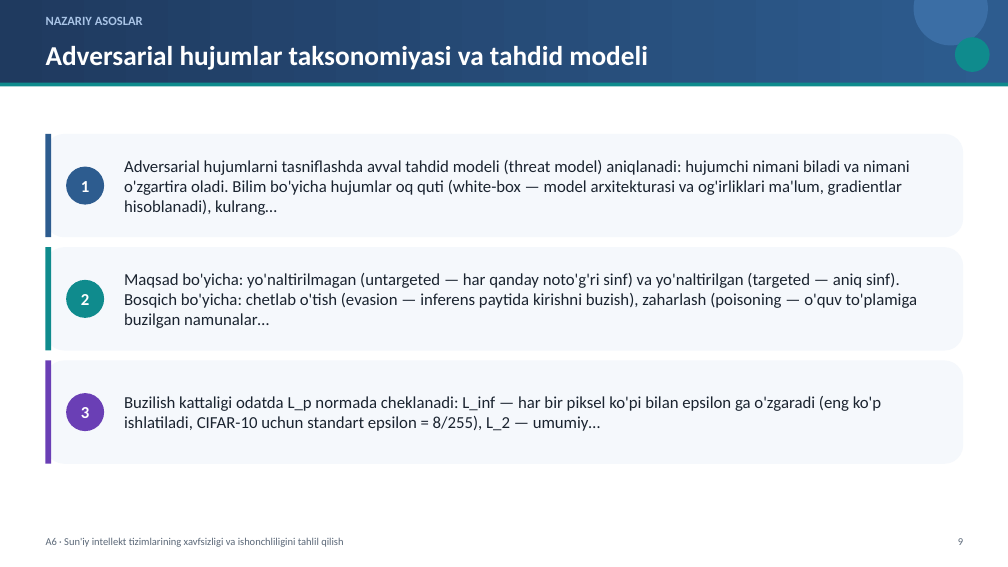
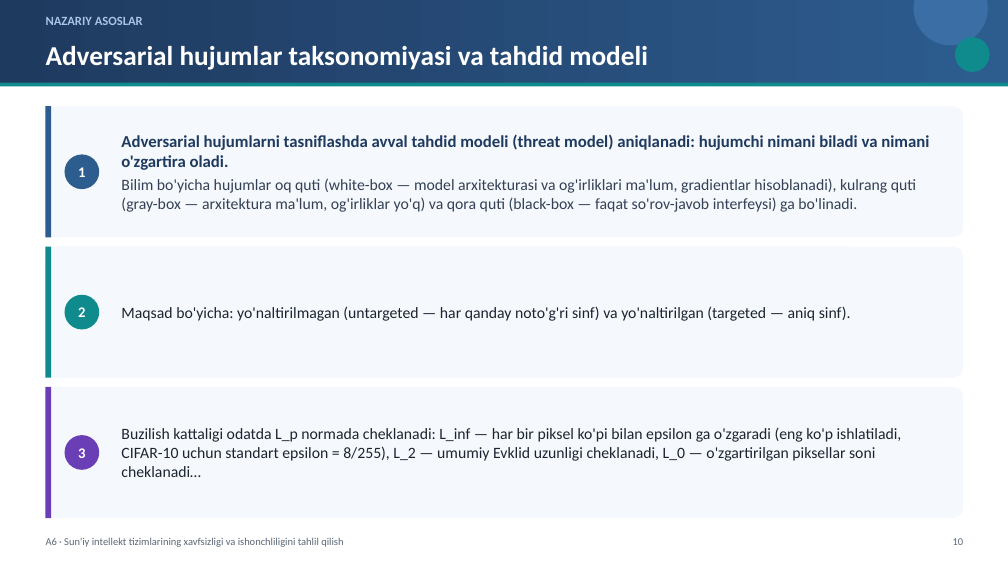
Before and after one commit to sayka7/ktm_labs, a slide deck: slide 10 of slaydlar/A6.pptx (slide 9 before the commit). Drawn at 1008x567 pixels with LibreOffice and Linux fonts; fonts in the diff are those of the drawing. Boxes give left, top, right and bottom in pixels: in the first picture for what was removed or moved away, otherwise in the second. Text is boxed around its words. In the diff, an @@ line names an element or a change of style, - is before the commit and + after.

```diff
--- a/slaydlar/A6.pptx
+++ b/slaydlar/A6.pptx
@@ rounded rectangle: place and size @@
-rounded rectangle at bbox=[45, 134, 963, 237]
+rounded rectangle at bbox=[45, 106, 963, 237]
@@ rectangle: place and size @@
-rectangle at bbox=[45, 134, 51, 237]
+rectangle at bbox=[45, 106, 51, 237]
@@ text at bbox=[121, 134, 929, 212]: text changed; size 16 to 15 pt; text colour #1B2430 to #334055 @@
-Adversarial hujumlarni tasniflashda avval tahdid modeli (threat model) aniqlanadi: hujumchi nimani biladi va nimani o'zgartira oladi. Bilim bo'yicha hujumlar oq quti (white-box — model arxitekturasi va og'irliklari ma'lum, gradientlar hisoblanadi), kulrang…
+Adversarial hujumlarni tasniflashda avval tahdid modeli (threat model) aniqlanadi: hujumchi nimani biladi va nimani o'zgartira oladi.
+Bilim bo'yicha hujumlar oq quti (white-box — model arxitekturasi va og'irliklari ma'lum, gradientlar hisoblanadi), kulrang quti (gray-box — arxitektura ma'lum, og'irliklar yo'q) va qora quti (black-box — faqat so'rov-javob interfeysi) ga bo'linadi.
@@ ellipse "1": place and size @@
-ellipse "1" at bbox=[66, 166, 104, 204]
+ellipse "1" at bbox=[64, 154, 99, 189]
@@ rounded rectangle: place and size @@
-rounded rectangle at bbox=[45, 247, 963, 351]
+rounded rectangle at bbox=[45, 247, 963, 378]
@@ rectangle: place and size @@
-rectangle at bbox=[45, 247, 51, 351]
+rectangle at bbox=[45, 247, 51, 378]
@@ ellipse "2": place and size @@
-ellipse "2" at bbox=[66, 280, 104, 318]
+ellipse "2" at bbox=[64, 295, 99, 330]
@@ text at bbox=[121, 306, 851, 321]: text changed; size 16 to 15 pt @@
-Maqsad bo'yicha: yo'naltirilmagan (untargeted — har qanday noto'g'ri sinf) va yo'naltirilgan (targeted — aniq sinf). Bosqich bo'yicha: chetlab o'tish (evasion — inferens paytida kirishni buzish), zaharlash (poisoning — o'quv to'plamiga buzilgan namunalar…
+Maqsad bo'yicha: yo'naltirilmagan (untargeted — har qanday noto'g'ri sinf) va yo'naltirilgan (targeted — aniq sinf).
@@ proportions changed in 3 elements at bbox=[45, 247, 963, 378], bbox=[45, 106, 963, 237], bbox=[45, 387, 963, 519] @@
@@ rounded rectangle: place and size @@
-rounded rectangle at bbox=[45, 361, 963, 464]
+rounded rectangle at bbox=[45, 387, 963, 519]
@@ rectangle: place and size @@
-rectangle at bbox=[45, 361, 51, 464]
+rectangle at bbox=[45, 387, 51, 519]
@@ size 16 to 14 pt in 3 elements at bbox=[64, 295, 99, 330], bbox=[64, 154, 99, 189], bbox=[64, 435, 99, 470] @@
@@ ellipse "3": place and size @@
-ellipse "3" at bbox=[66, 393, 104, 431]
+ellipse "3" at bbox=[64, 435, 99, 470]
@@ text at bbox=[121, 427, 902, 477]: text changed; size 16 to 15 pt @@
-Buzilish kattaligi odatda L_p normada cheklanadi: L_inf — har bir piksel ko'pi bilan epsilon ga o'zgaradi (eng ko'p ishlatiladi, CIFAR-10 uchun standart epsilon = 8/255), L_2 — umumiy…
+Buzilish kattaligi odatda L_p normada cheklanadi: L_inf — har bir piksel ko'pi bilan epsilon ga o'zgaradi (eng ko'p ishlatiladi, CIFAR-10 uchun standart epsilon = 8/255), L_2 — umumiy Evklid uzunligi cheklanadi, L_0 — o'zgartirilgan piksellar soni cheklanadi…
@@ text at bbox=[953, 538, 964, 545]: text changed @@
-9
+10
```
Also in this commit, not shown: 39 other slides changed, 3 slides added, 21 other files.
